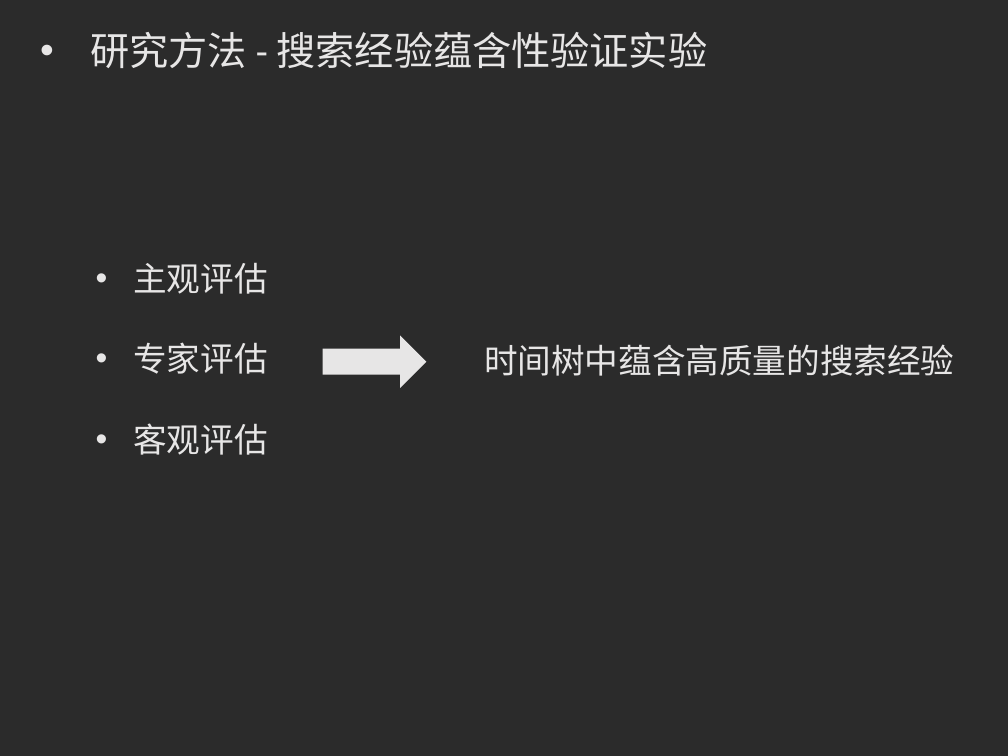
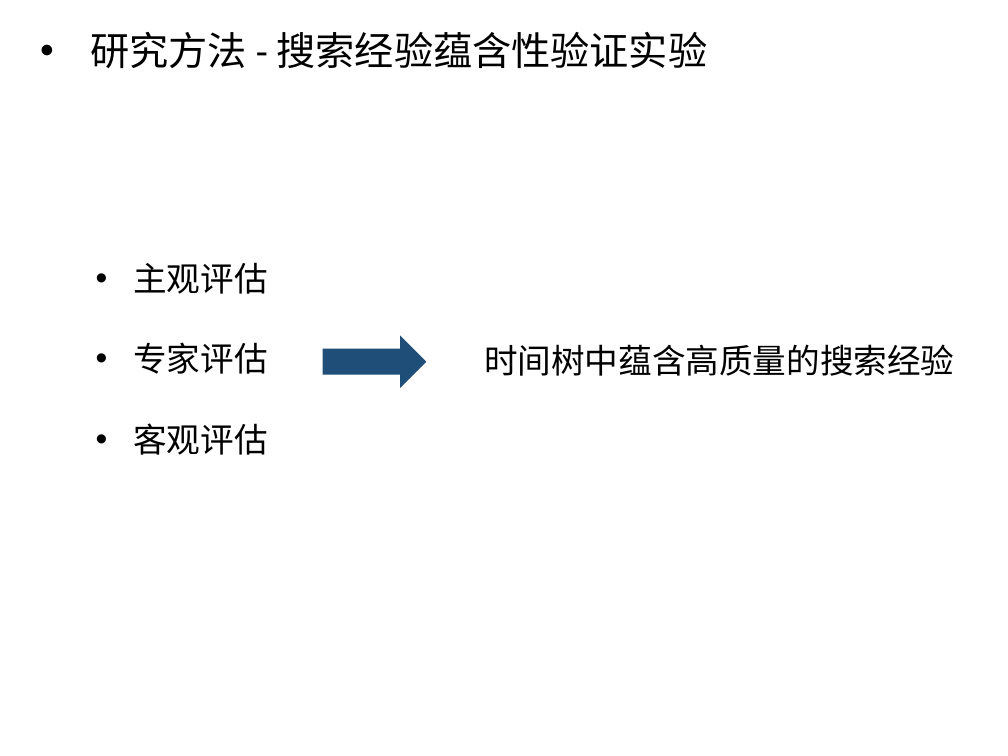
Before and after one commit to luxurymask/recommendation, a slide deck: slide 12 of phase5/答辩ppt.pptx. Drawn at 1008x756 pixels with LibreOffice and Linux fonts; fonts in the diff are those of the drawing; background and template pictures are left out; a plain dark background stands for a picture behind light text. Boxes give left, top, right and bottom in pixels: in the first picture for what was removed or moved away, otherwise in the second. Text is boxed around its words. In the diff, an @@ line names an element or a change of style, - is before the commit and + after.

Commit message:
因果经验提取算法

```diff
--- a/phase5/答辩ppt.pptx
+++ b/phase5/答辩ppt.pptx
@@ background picture (left out) to #FFFFFF @@
@@ right arrow at (324, 338, 425, 387): fill #E7E6E6 to #1F4E79; outline #E7E6E6 1 pt to #1F4E79 1 pt @@
@@ text colour #E7E6E6 to #000000 in 3 elements at (91, 32, 708, 68), (133, 262, 267, 455), (484, 344, 954, 376) @@
```
Also in this commit, not shown: 14 other slides changed, 7 slides added.
